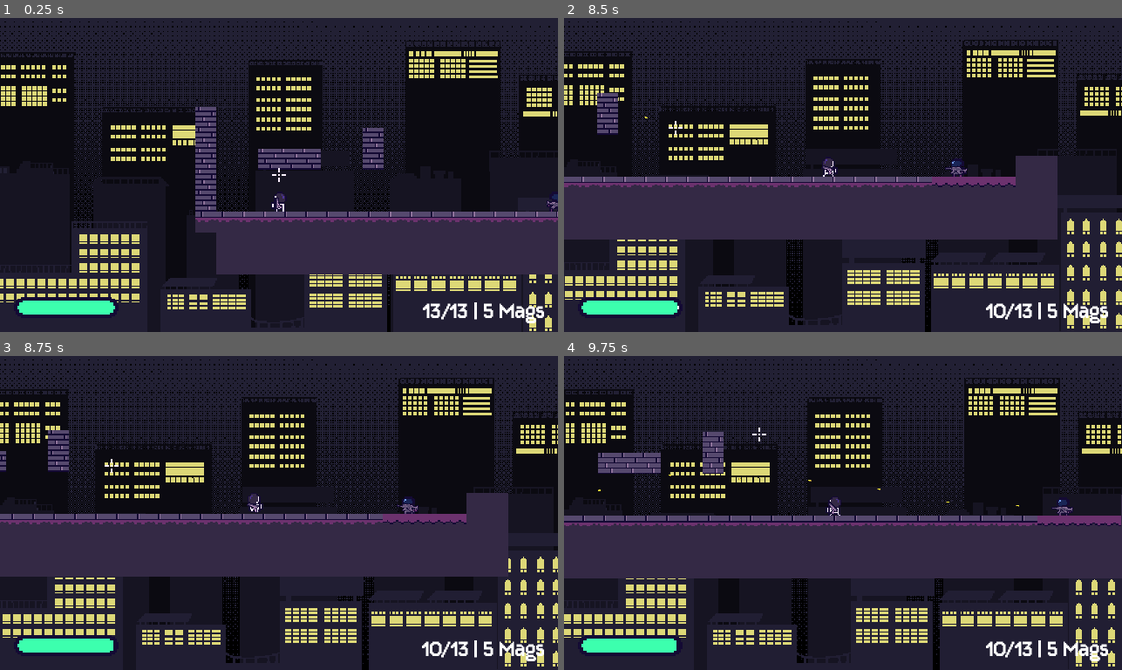
Above: before the commit, frames 1-4 (two rows, left to right).
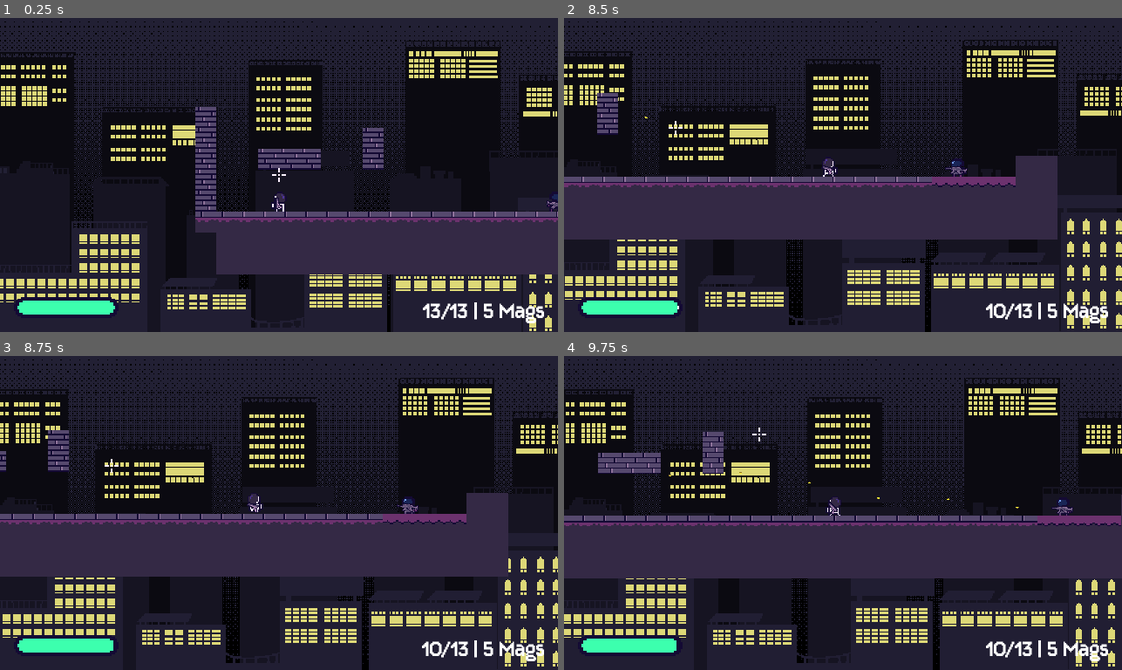
Above: after the commit, the same moments.

Repository: kyteidev/rogueshot
Game: Godot game, scene res://scenes/game_debug.tscn
The game is run twice, just before and just after one commit, with the same random seed, the same clock (stepped at 60 frames per second) and the same inputs.
Inputs (mouse positions are in pixels of both pictures, inside the frame that each line leads up to):
- Up to frame 1 (0.25 s): no input
- Up to frame 2 (8.5 s): move the mouse to (815, 237) at 0.52 s; press the mouse at (815, 237) at 0.53 s; hold D (player_right) 0.53-2.03 s; tap W (player_jump) at 0.77, 1.52, 3.02, 3.77, 4.52, 6.02, 6.77, 7.52 s; move the mouse to (1010, 222) at 1.27 s; release the mouse at (1010, 222) at 1.28 s; tap Shift (player_sprint) at 1.35 s; move the mouse to (675, 127) at 2.02 s; hold A (player_left) 2.03-4.28 s; tap 1 (weapon_1) at 2.1, 5.85 s; move the mouse to (870, 175) at 2.77 s; tap 2 (weapon_2) at 2.85, 6.6 s; move the mouse to (759, 96) at 3.52 s; tap Q (weapon_cycle) at 3.6, 7.35 s; move the mouse to (965, 159) at 4.27 s; hold D (player_right) 4.28-8.03 s; click (965, 159) at 4.35 s; move the mouse to (731, 190) at 5.02 s; hold Shift (player_sprint) 5.03-5.78 s; move the mouse to (898, 105) at 5.77 s; move the mouse to (815, 237) at 6.52 s; move the mouse to (1010, 222) at 7.27 s; move the mouse to (675, 127) at 8.02 s; press the mouse at (675, 127) at 8.03 s; hold A (player_left) from 8.03 s (still down)
- Up to frame 3 (8.75 s): keep holding A (player_left)
- Up to frame 4 (9.75 s): move the mouse to (870, 513) at 8.77 s; release the mouse at (870, 513) at 8.78 s; tap Shift (player_sprint) at 8.85 s; tap W (player_jump) at 9.02 s; move the mouse to (759, 434) at 9.52 s; release A (player_left) at 9.53 s; hold D (player_right) from 9.53 s (still down); tap 1 (weapon_1) at 9.6 s

Frames 1-3 are identical in both runs. In frame 4, less than 0.1% of the frame differs, in the area x 6-82%, y 36-49%.

Commit message:
refactor code

Diff:
--- a/scripts/enemy.gd
+++ b/scripts/enemy.gd
@@ -249,19 +249,12 @@
 
 		# fire weapon
 		if weapon_timer.is_stopped():
-			var bullet_instance = BULLET.instantiate()
-			bullet_instance.type = bullet_instance.Types.ENEMY
-			get_tree().root.add_child(bullet_instance)
-
-			var spread_angle = deg_to_rad(randf_range(-WEAPON_SPREAD, WEAPON_SPREAD))
-
-			bullet_instance.global_position = weapon_muzzle.global_position
-			bullet_instance.rotation = weapon.global_rotation + spread_angle
-			bullet_instance.scale = Vector2(BULLET_SCALE, BULLET_SCALE)
-
-			kick_offset = min(kick_offset + WEAPON_KICK, WEAPON_KICK * 2.0)
-
+			_shoot()
 			weapon_timer.start(ATTACK_FIRE_RATE)
+
+		# chase target if outside detection range
+		if not is_detecting:
+			_change_state(State.CHASE)
 
 
 func _state_retreat() -> void:
@@ -283,6 +276,20 @@
 			tween.finished.connect(queue_free)
 
 
+func _shoot() -> void:
+	var bullet_instance = BULLET.instantiate()
+	bullet_instance.type = bullet_instance.Types.ENEMY
+	get_tree().root.add_child(bullet_instance)
+
+	var spread_angle = deg_to_rad(randf_range(-WEAPON_SPREAD, WEAPON_SPREAD))
+
+	bullet_instance.global_position = weapon_muzzle.global_position
+	bullet_instance.rotation = weapon.global_rotation + spread_angle
+	bullet_instance.scale = Vector2(BULLET_SCALE, BULLET_SCALE)
+
+	kick_offset = min(kick_offset + WEAPON_KICK, WEAPON_KICK * 2.0)
+
+
 func _move_toward(pos, move_speed) -> float:
 	var pos_diff = global_position.x - pos.x
 
